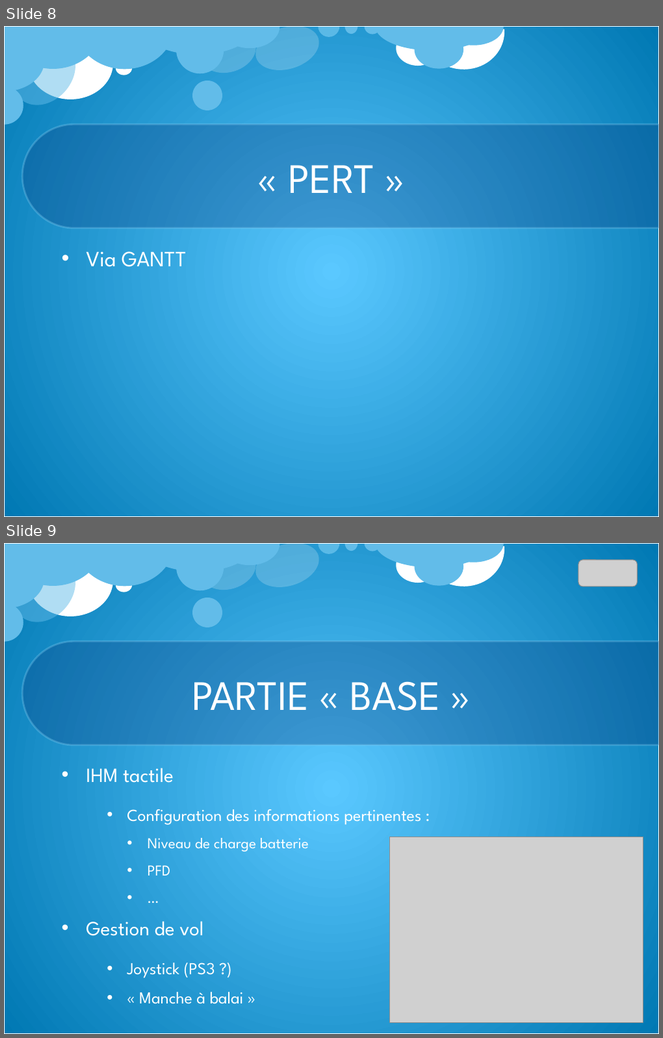
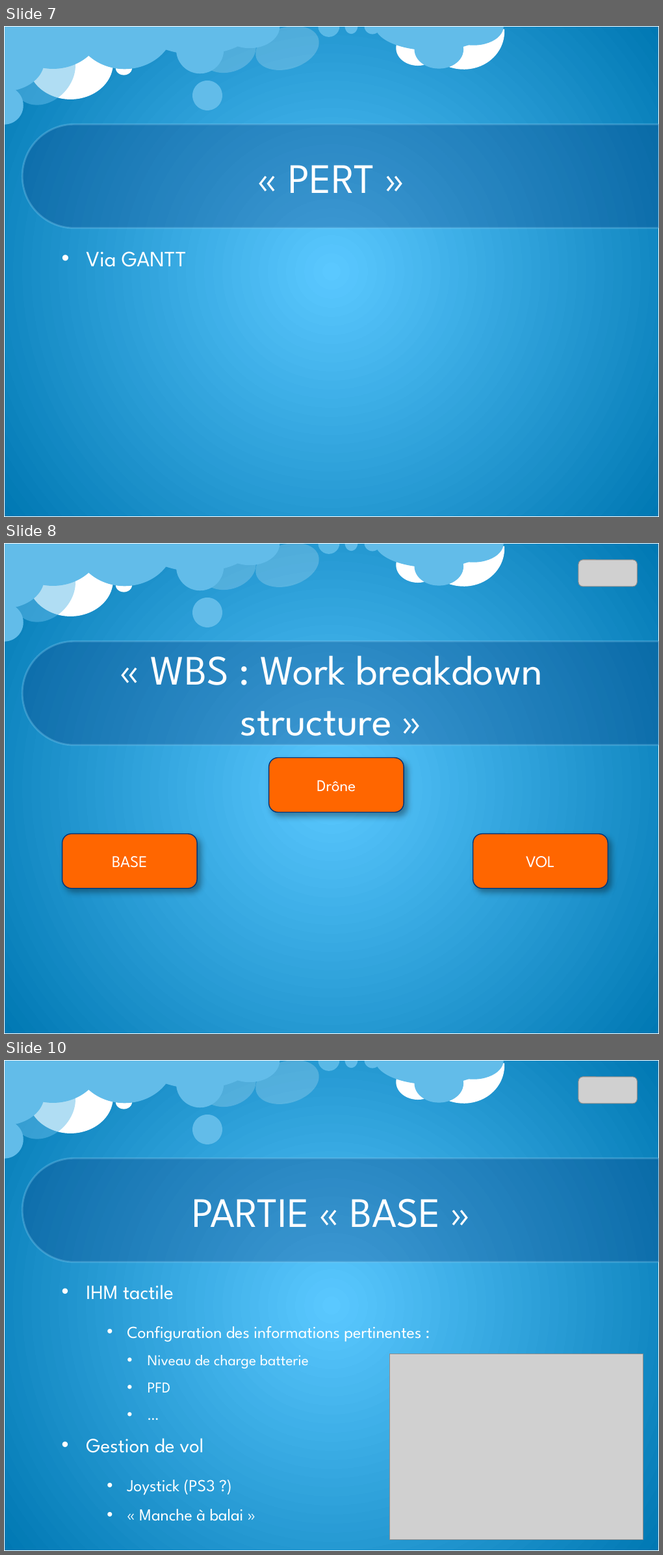
Before and after one commit to Qt-Widgets/PROJET_Drone, a slide deck: cr/CR_lundi_23_09_13.pptx. Shown one above the other, each under a label of ours: slides 8 and 9 before the commit, slides 7, 8 and 10 after it; the slides between them are not shown. The pictures are 663x1038 and 663x1555 pixels, drawn with LibreOffice and Linux fonts; fonts in the diff are those of the drawing; grey boxes stand for pictures; background and template pictures are left out. Boxes give left, top, right and bottom in pixels: in the first picture for what was removed or moved away, otherwise in the second. Text is boxed around its words. In the diff, an @@ line names an element or a change of style, - is before the commit and + after.

```diff
--- a/cr/CR_lundi_23_09_13.pptx
+++ b/cr/CR_lundi_23_09_13.pptx
@@ slide 8 added at box(4, 543, 659, 1034), background picture (left out); not listed: 23 template elements that a slide beside it also shows @@
@@ picture added at box(579, 560, 638, 587) @@
@@ title added at box(151, 655, 543, 748), 46 pt, text #FFFFFF @@
+« WBS : Work breakdown structure »
@@ rounded rectangle added at box(269, 758, 404, 812), fill #FF6600, outline #043579 1 pt, 18 pt, text #FFFFFF @@
+Drône
@@ rounded rectangle added at box(62, 834, 197, 888), fill #FF6600, outline #043579 1 pt, 18 pt, text #FFFFFF @@
+BASE
@@ rounded rectangle added at box(473, 834, 608, 888), fill #FF6600, outline #043579 1 pt, 18 pt, text #FFFFFF @@
+VOL
@@ what was slide 8 is now slide 7 @@
@@ what was slide 9 is now slide 10 @@
```
Also in this commit, not shown: 2 slides changed, 3 other slides added, 1 slide removed, 1 other file.
